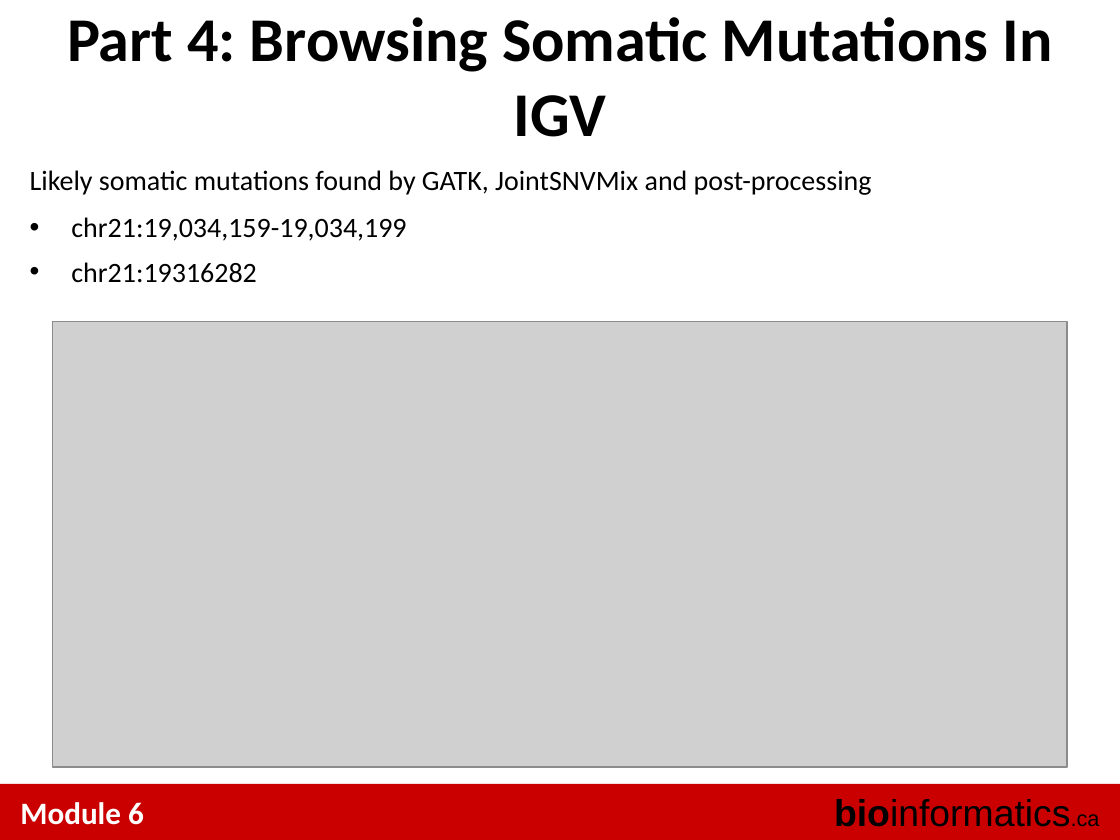
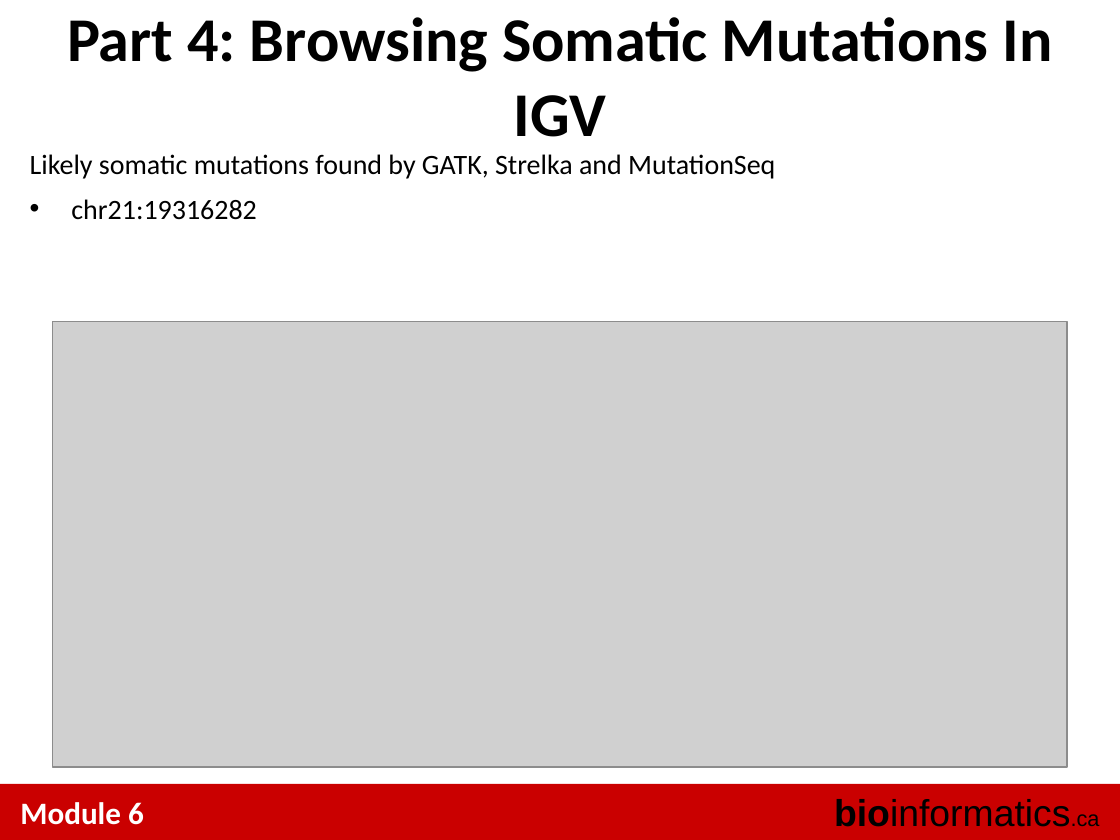
Before and after one commit to tinyheero/BICG-2016, a slide deck: slide 17 of snvs/content/BiCG_2012_Module6_Lab_shah.ppt. Drawn at 1120x840 pixels with LibreOffice and Linux fonts; fonts in the diff are those of the drawing; grey boxes stand for pictures. Boxes give left, top, right and bottom in pixels: in the first picture for what was removed or moved away, otherwise in the second. Text is boxed around its words. In the diff, an @@ line names an element or a change of style, - is before the commit and + after.

```diff
--- a/snvs/content/BiCG_2012_Module6_Lab_shah.ppt
+++ b/snvs/content/BiCG_2012_Module6_Lab_shah.ppt
@@ text at <box>30,154,775,179</box>: text changed @@
-Likely somatic mutations found by GATK, JointSNVMix and post-processing
-• chr21:19,034,159-19,034,199
+Likely somatic mutations found by GATK, Strelka and MutationSeq
```
Also in this commit, not shown: 5 other slides changed, 3 slides added.
